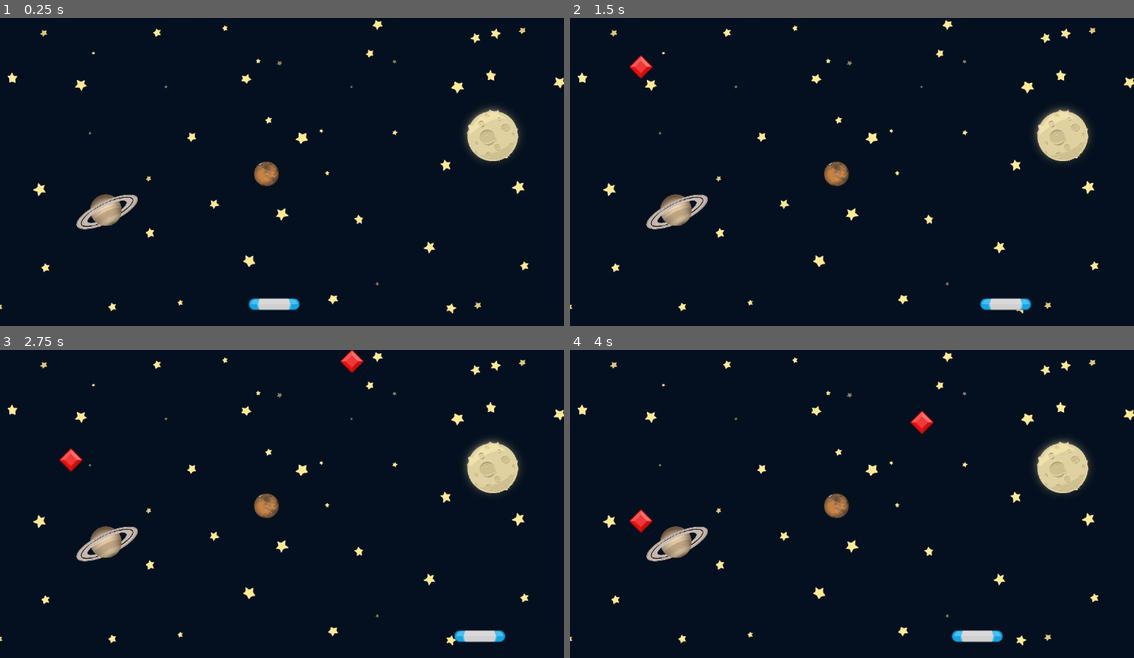
Above: before the commit, frames 1-4 (two rows, left to right).
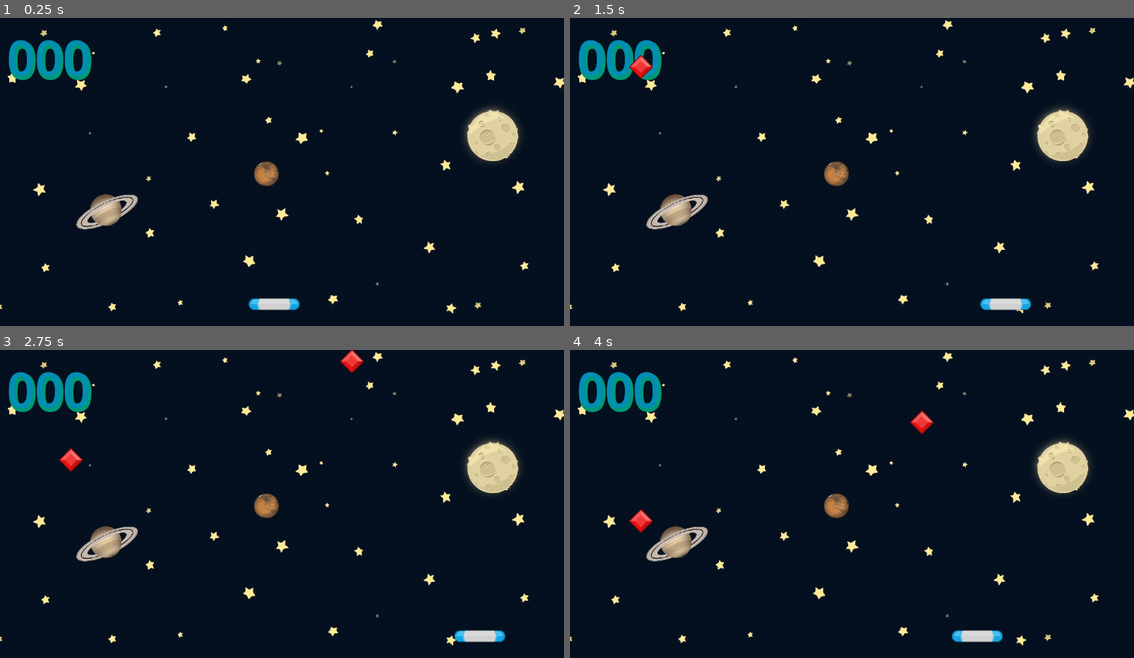
Above: after the commit, the same moments.

Repository: zserzzzz/gemcatcher
Game: Godot game, scene res://Scenes/Game/Game.tscn
Same seed, same stepped clock (60 frames per second), same inputs: the game is played once before the commit and once after it.
Inputs:
- Up to frame 1 (0.25 s): no input
- Up to frame 2 (1.5 s): hold D (move_right) 0.53-1.28 s; hold A (move_left) from 1.28 s (still down)
- Up to frame 3 (2.75 s): release A (move_left) at 2.03 s; hold D (move_right) from 2.03 s (still down)
- Up to frame 4 (4 s): release D (move_right) at 3.53 s; hold A (move_left) from 3.53 s (still down)

The runs differ from the first frame. In frame 1, 1.3% of the frame differs, in the area x 1-17%, y 7-21%; in frame 2, 1.2%; in frame 3, 1.3%; in frame 4, 1.3%.

Commit message:
not w bonus but the rest of code is working!
scoring stuff thing

Diff:
--- a/Scenes/Game/Game.tscn
+++ b/Scenes/Game/Game.tscn
@@ -37,5 +37,20 @@
 stream = ExtResource("6_3k6gv")
 volume_db = -15.0
 
+[node name="Label" type="Label" parent="."]
+offset_left = 14.0
+offset_top = 11.0
+offset_right = 54.0
+offset_bottom = 34.0
+theme_override_colors/font_color = Color(9.62615e-07, 0.557807, 0.70905, 1)
+theme_override_colors/font_shadow_color = Color(0, 0.598713, 0.462081, 1)
+theme_override_colors/font_outline_color = Color(0, 0, 0, 1)
+theme_override_constants/shadow_offset_x = 3
+theme_override_constants/shadow_offset_y = 5
+theme_override_constants/shadow_outline_size = 12
+theme_override_font_sizes/font_size = 100
+text = "000"
+uppercase = true
+
 [connection signal="area_entered" from="Paddle" to="." method="_on_paddle_area_entered"]
 [connection signal="timeout" from="Timer" to="." method="_on_timer_timeout"]
--- a/scripts/game/game.gd
+++ b/scripts/game/game.gd
@@ -6,15 +6,25 @@
 @onready var score_sound: AudioStreamPlayer2D = $ScoreSound
 @onready var bgm: AudioStreamPlayer = $BGM
 @onready var explode: AudioStreamPlayer = $Explode
+@onready var score_label: Label = $Label
 
-
+var score: int = 000
 
 func _ready() -> void:
 	create_gem()
 
+
 func _on_paddle_area_entered(area: Area2D) -> void:
 	print("collision",area)
+	score += 1
 	score_sound.play(0)
+	var txt = str(score)
+	if score >> 10:
+		txt = txt + "00"
+	else: if score > 100:
+		txt = txt + "0"
+	score_label.text = txt
+
 
 func stop_all() -> void:
 	timer.stop()
